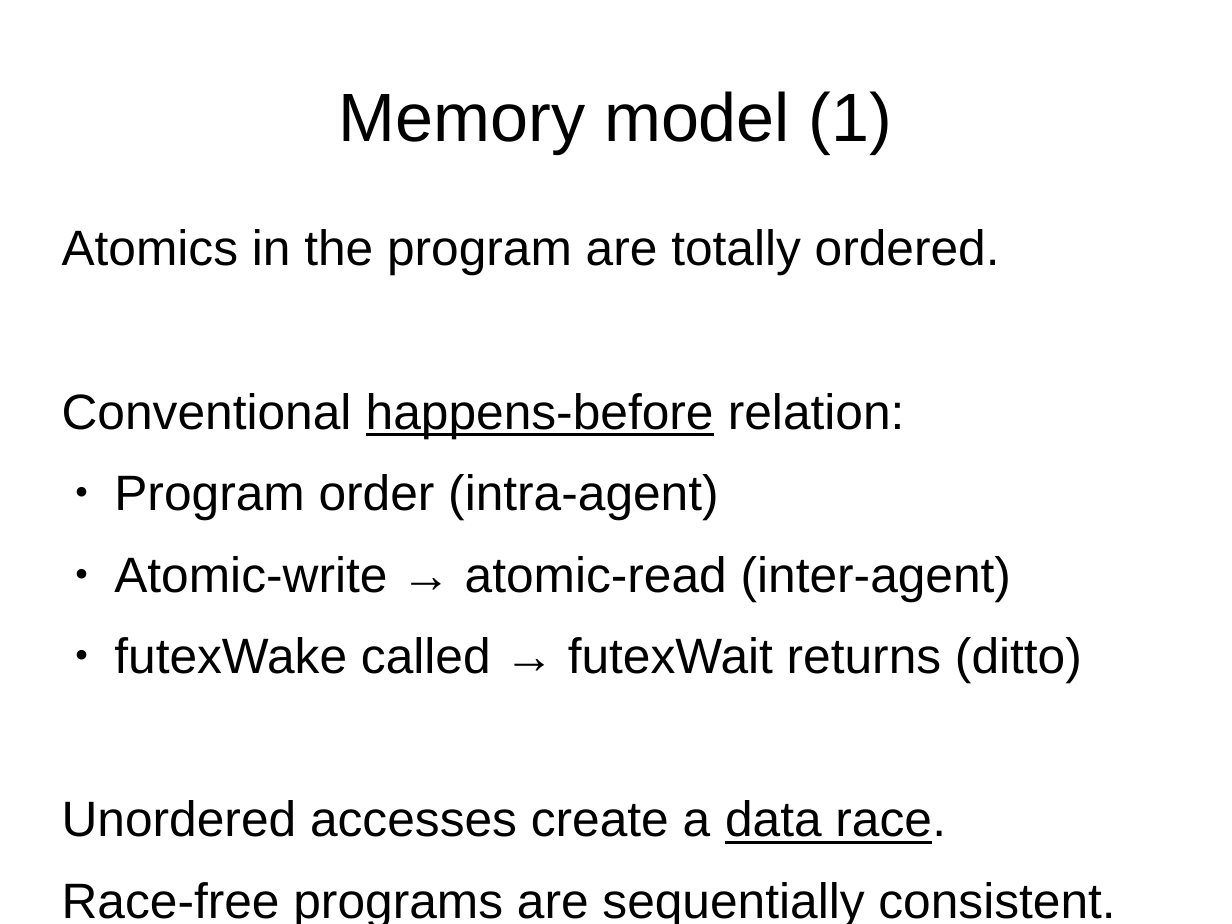
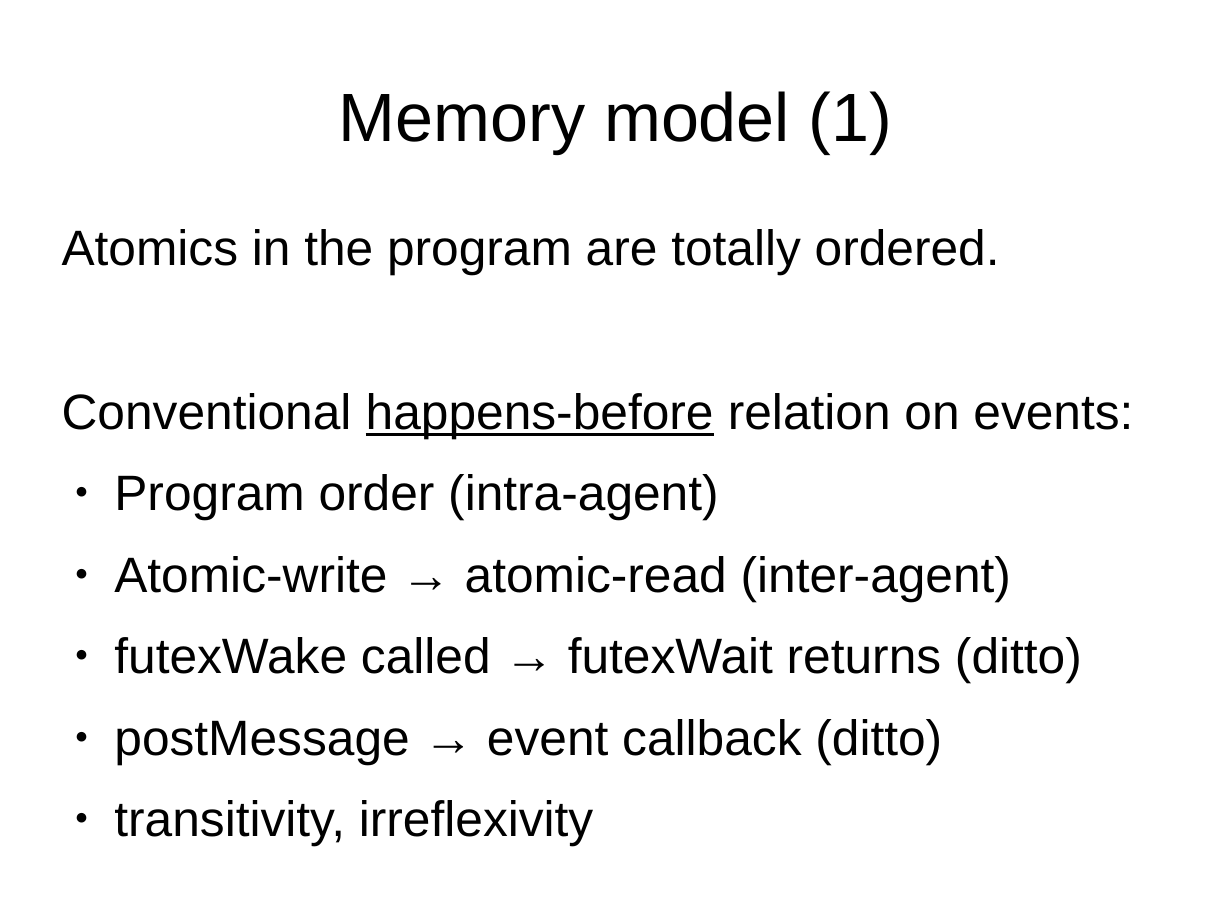
Before and after one commit to tc39/proposal-ecmascript-sharedmem, a slide deck: slide 15 of tc39/presentation-sept-2015.odp. Drawn at 1232x924 pixels with LibreOffice and Linux fonts; fonts in the diff are those of the drawing. Boxes give left, top, right and bottom in pixels: in the first picture for what was removed or moved away, otherwise in the second. Text is boxed around its words. In the diff, an @@ line names an element or a change of style, - is before the commit and + after.

Commit message:
Updated

```diff
--- a/tc39/presentation-sept-2015.odp
+++ b/tc39/presentation-sept-2015.odp
@@ text at box(62, 393, 1133, 438): text changed @@
-Conventional happens-before relation:
+Conventional happens-before relation on events:
@@ text at box(114, 719, 942, 846): text changed @@
-Unordered accesses create a data race.
-Race-free programs are sequentially consistent.
+● postMessage → event callback (ditto)
+● transitivity, irreflexivity
```
Also in this commit, not shown: 8 other slides changed, 1 slide added.
